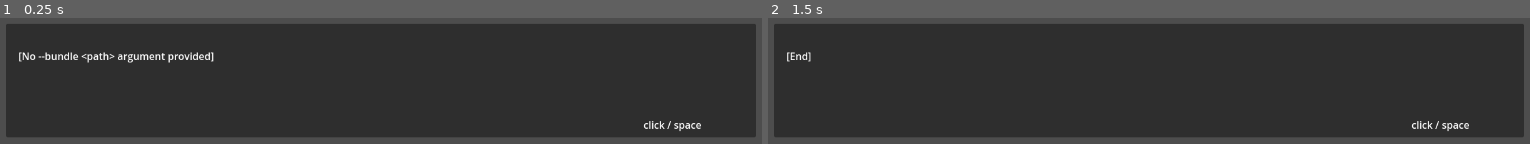
Above: before the commit, frames 1-2 (left to right).
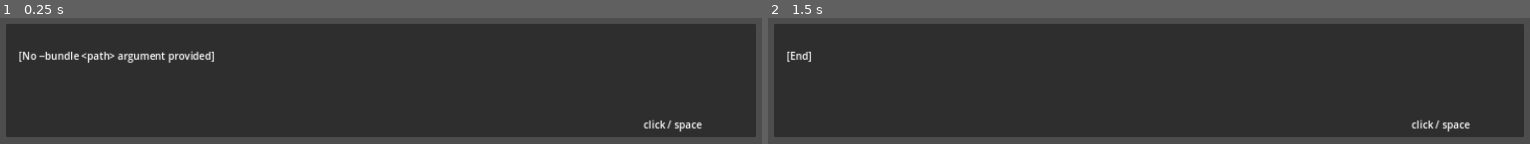
Above: after the commit, the same moments.

Repository: 53rdturtle/book-to-vn
Game: Godot game, scene res://Main.tscn
The game is run twice, just before and just after one commit, with the same random seed, the same clock (stepped at 60 frames per second) and the same inputs.
Inputs (mouse positions are in pixels of both pictures, inside the frame that each line leads up to):
- Up to frame 1 (0.25 s): no input
- Up to frame 2 (1.5 s): tap Enter at 0.5, 0.6, 1.35 s; move the mouse to (outside the picture) at 0.52 s; click (outside the picture) at 0.67 s; tap Space at 0.77, 1.25 s; move the mouse to (outside the picture) at 1.27 s; click (outside the picture) at 1.42 s

The runs differ from the first frame. In frame 1, 1.2% of the frame differs, in the area x 2-93%, y 26-91%; in frame 2, 0.4%.

Commit message:
Adjust character stage positioning and window scaling
Characters were floating when window maximized. Added window stretch
mode to scale the 1280×720 viewport uniformly with the window.

Also repositioned characters closer to center and extended their height
to clip feet at the bottom, creating a more cinematic framing.

Changes:
- Move left/right stage positions 80px inward toward center
- Increase character size from 360×600 to 400×680
- Extend bottom bounds past viewport to clip feet
- Add window/stretch/mode and window/stretch/aspect for proper scaling

Co-Authored-By: Claude Opus 4.6 <noreply@anthropic.com>

Diff:
--- a/godot_player/Main.tscn
+++ b/godot_player/Main.tscn
@@ -19,28 +19,28 @@
 
 [node name="CharLeft" type="TextureRect" parent="."]
 layout_mode = 0
-offset_left = 80.0
+offset_left = 140.0
 offset_top = 100.0
-offset_right = 440.0
-offset_bottom = 700.0
+offset_right = 540.0
+offset_bottom = 780.0
 expand_mode = 1
 stretch_mode = 5
 
 [node name="CharMiddle" type="TextureRect" parent="."]
 layout_mode = 0
-offset_left = 460.0
+offset_left = 440.0
 offset_top = 100.0
-offset_right = 820.0
-offset_bottom = 700.0
+offset_right = 840.0
+offset_bottom = 780.0
 expand_mode = 1
 stretch_mode = 5
 
 [node name="CharRight" type="TextureRect" parent="."]
 layout_mode = 0
-offset_left = 840.0
+offset_left = 740.0
 offset_top = 100.0
-offset_right = 1200.0
-offset_bottom = 700.0
+offset_right = 1140.0
+offset_bottom = 780.0
 expand_mode = 1
 stretch_mode = 5
 
--- a/godot_player/project.godot
+++ b/godot_player/project.godot
@@ -12,6 +12,8 @@
 
 window/size/viewport_width=1280
 window/size/viewport_height=720
+window/stretch/mode="canvas_items"
+window/stretch/aspect="keep"
 
 [rendering]
 
